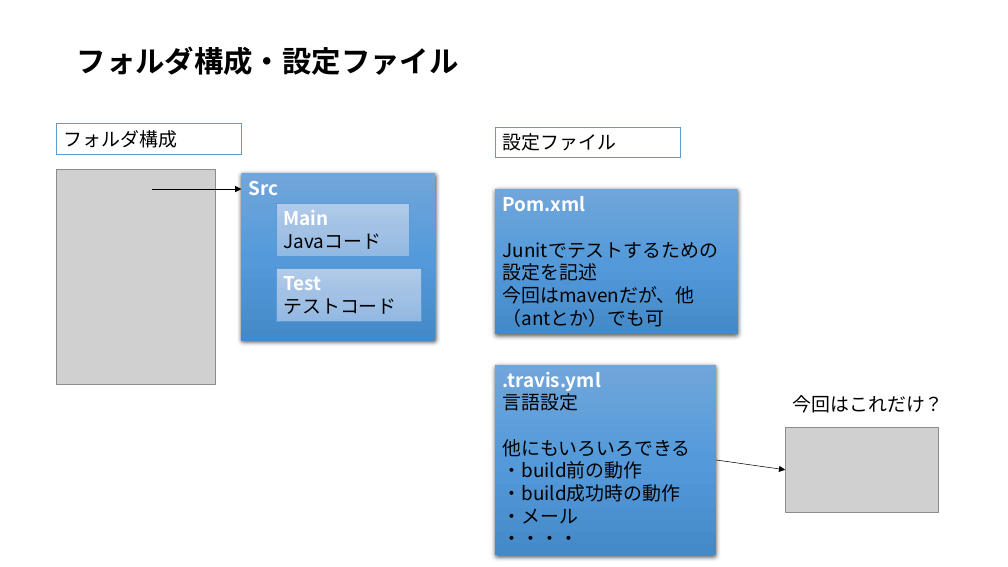
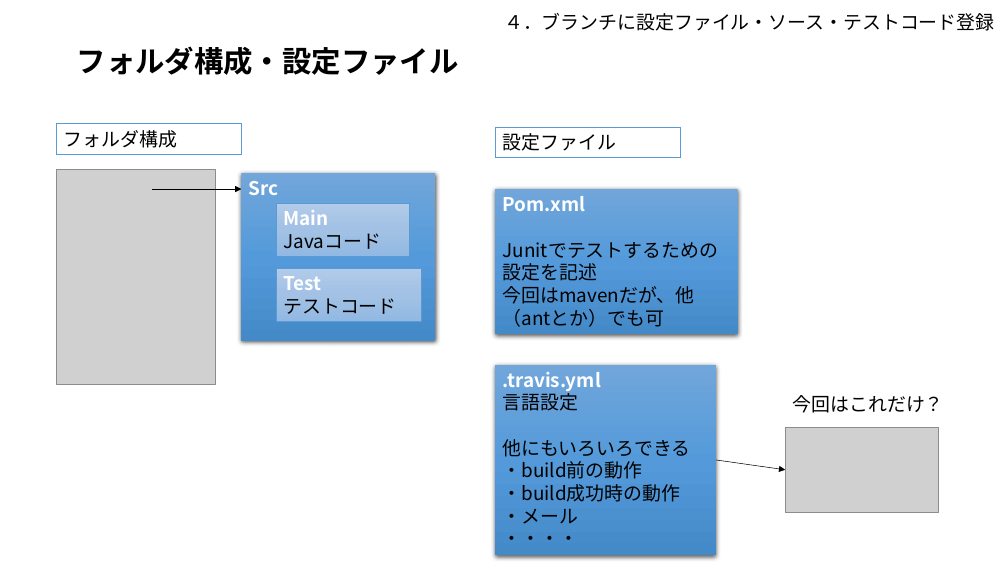
Before and after one commit to piyo-team-d1/pra1, a slide deck: slide 4 of memo/【TeamD】コミットからテストまで.pptx (slide 3 before the commit). Drawn at 1008x567 pixels with LibreOffice and Linux fonts; fonts in the diff are those of the drawing; grey boxes stand for pictures. Boxes give left, top, right and bottom in pixels: in the first picture for what was removed or moved away, otherwise in the second. Text is boxed around its words. In the diff, an @@ line names an element or a change of style, - is before the commit and + after.

```diff
--- a/memo/【TeamD】コミットからテストまで.pptx
+++ b/memo/【TeamD】コミットからテストまで.pptx
@@ text added at [504,13,994,31], 18 pt, text #000000 @@
+４．ブランチに設定ファイル・ソース・テストコード登録
```
Also in this commit, not shown: 4 other slides changed, 1 slide added, 1 slide removed.
